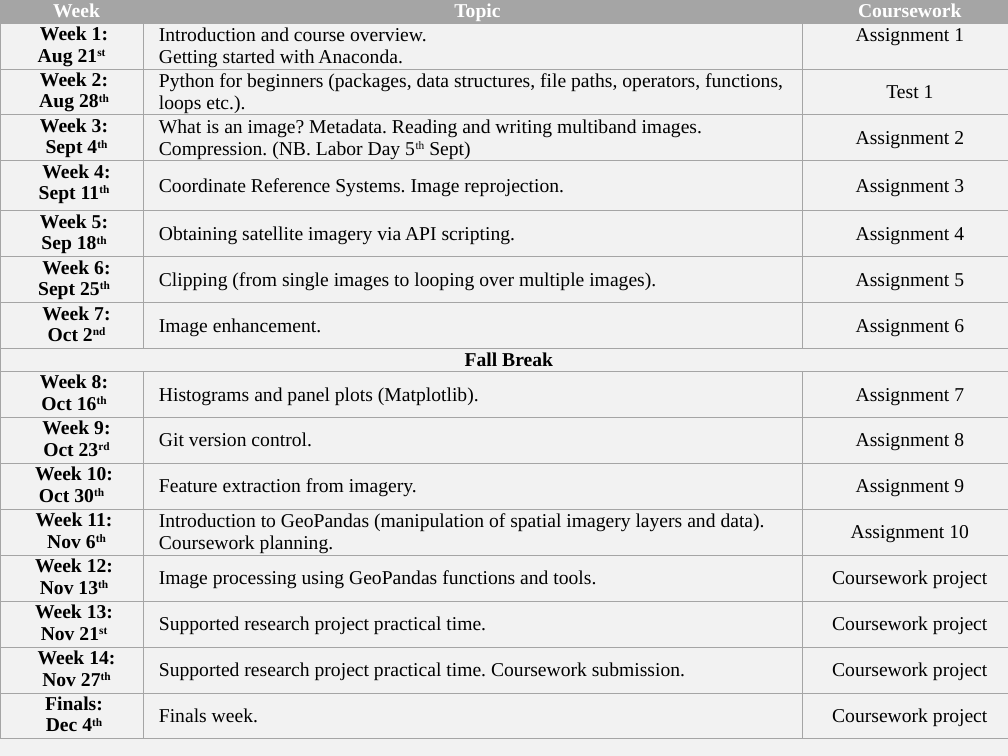
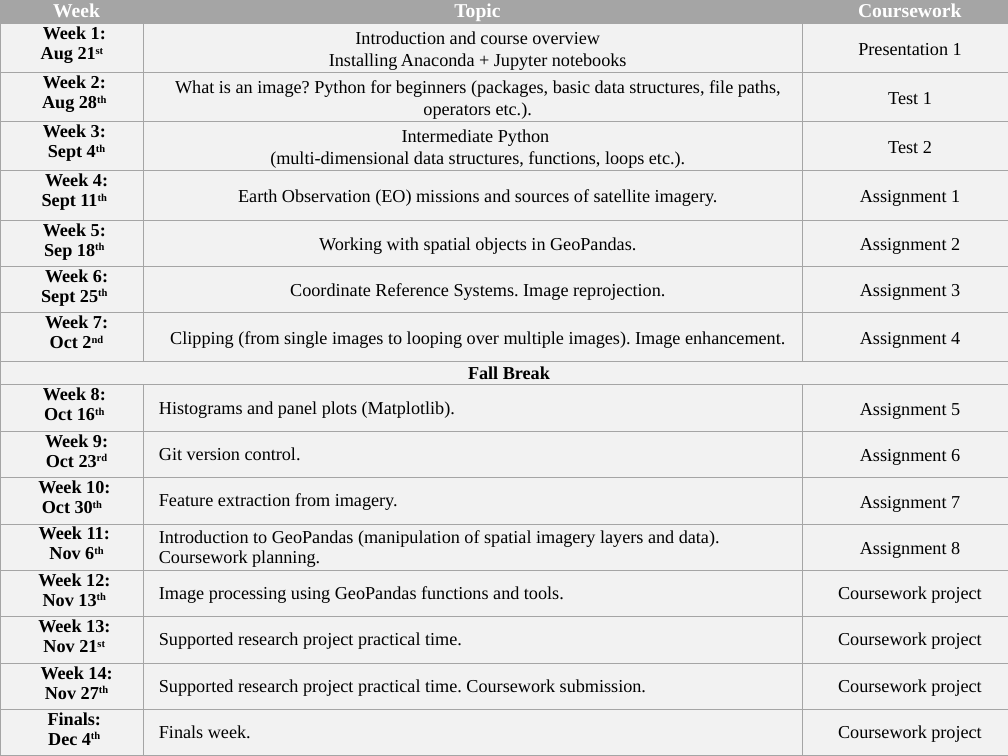
Before and after one commit to edwardoughton/satellite-image-analysis, a slide deck: slide 1 of syllabus/format.pptx. Drawn at 1008x756 pixels with LibreOffice and Linux fonts; fonts in the diff are those of the drawing. Boxes give left, top, right and bottom in pixels: in the first picture for what was removed or moved away, otherwise in the second. Text is boxed around its words. In the diff, an @@ line names an element or a change of style, - is before the commit and + after.

```diff
--- a/syllabus/format.pptx
+++ b/syllabus/format.pptx
@@ table at bbox=[0, 0, 1008, 756] @@
-row 2, column 2: Introduction and course overview. / Getting started with Anaconda.
+row 2, column 2: Introduction and course overview / Installing Anaconda + Jupyter notebooks
-row 2, column 3: Assignment 1
+row 2, column 3: Presentation 1
-row 3, column 2: Python for beginners (packages, data structures, file paths, operators, functions, loops etc.).
+row 3, column 2: What is an image? Python for beginners (packages, basic data structures, file paths, operators etc.).
-row 4, column 2: What is an image? Metadata. Reading and writing multiband images. Compression. (NB. Labor Day 5th Sept)
+row 4, column 2: Intermediate Python / (multi-dimensional data structures, functions, loops etc.).
-row 4, column 3: Assignment 2
+row 4, column 3: Test 2
-row 5, column 2: Coordinate Reference Systems. Image reprojection.
+row 5, column 2: Earth Observation (EO) missions and sources of satellite imagery.
-row 5, column 3: Assignment 3
+row 5, column 3: Assignment 1
-row 6, column 2: Obtaining satellite imagery via API scripting.
+row 6, column 2: Working with spatial objects in GeoPandas.
-row 6, column 3: Assignment 4
+row 6, column 3: Assignment 2
-row 7, column 2: Clipping (from single images to looping over multiple images).
+row 7, column 2: Coordinate Reference Systems. Image reprojection.
-row 7, column 3: Assignment 5
+row 7, column 3: Assignment 3
-row 8, column 2: Image enhancement.
+row 8, column 2: Clipping (from single images to looping over multiple images). Image enhancement.
-row 8, column 3: Assignment 6
+row 8, column 3: Assignment 4
-row 10, column 3: Assignment 7
+row 10, column 3: Assignment 5
-row 11, column 3: Assignment 8
+row 11, column 3: Assignment 6
-row 12, column 3: Assignment 9
+row 12, column 3: Assignment 7
-row 13, column 3: Assignment 10
+row 13, column 3: Assignment 8
@@ size 14 to 13 pt in "Week 1:", "Aug 21st", "Week 2:", "Aug 28th" and 40 more places @@
@@ line spacing 1 to 1.07 @@
```
Also in this commit, not shown: 6 other files.
